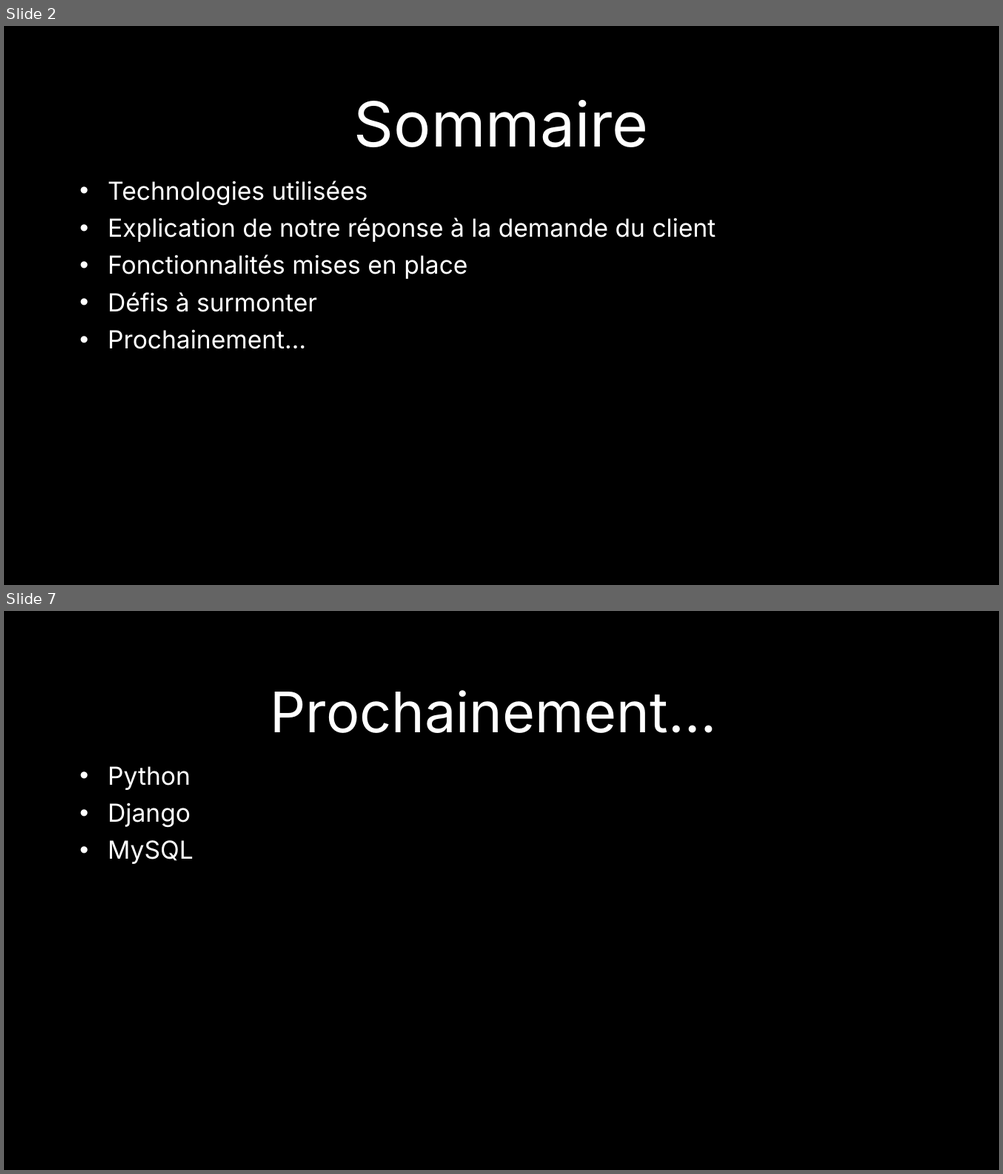
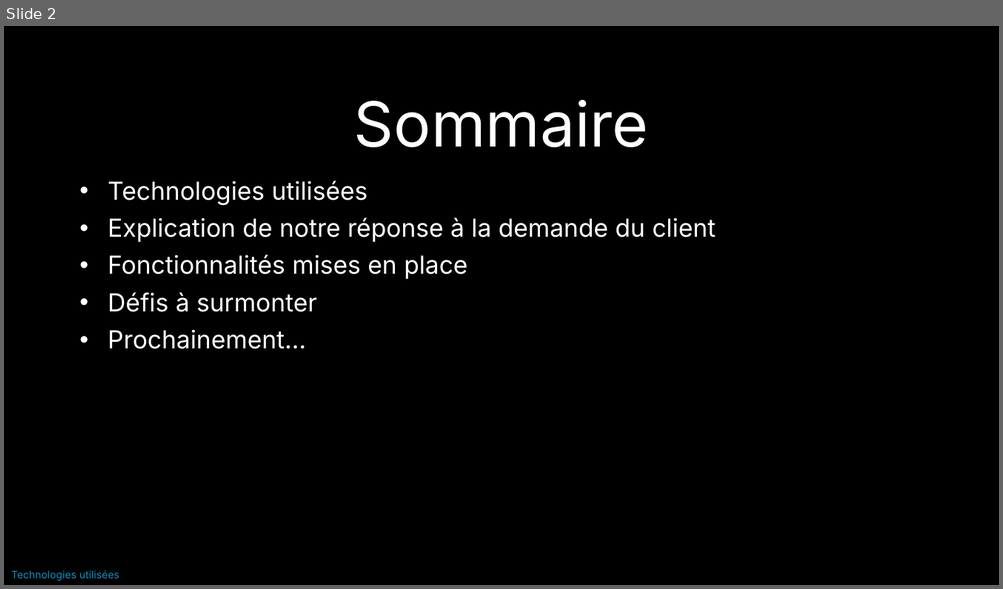
Before and after one commit to EDM115-org/Senescalade, a slide deck: Organisation/Rendus/Présentation Janvier 2024.pptx. Shown one above the other, each under a label of ours: slides 2 and 7 before the commit, slide 2 after it; the slides between them are not shown. The pictures are 1003x1174 and 1003x589 pixels, drawn with LibreOffice and Linux fonts; fonts in the diff are those of the drawing; background and template pictures are left out. Boxes give left, top, right and bottom in pixels: in the first picture for what was removed or moved away, otherwise in the second. Text is boxed around its words. In the diff, an @@ line names an element or a change of style, - is before the commit and + after.

```diff
--- a/Organisation/Rendus/Présentation Janvier 2024.pptx
+++ b/Organisation/Rendus/Présentation Janvier 2024.pptx
@@ slide 7 removed at <box>4,611,999,1170</box>, background picture (left out) @@
@@ text removed at <box>270,690,717,733</box> @@
-Prochainement…
@@ text removed at <box>108,766,193,864</box> @@
-• Python
-• Django
-• MySQL
@@ slide 2 changed as well @@
@@ text added at <box>11,571,119,581</box>, 10 pt, text #0893C4 @@
+Technologies utilisées
```
Also in this commit, not shown: 4 other slides changed, 4 slides added, 1 other slide removed.
